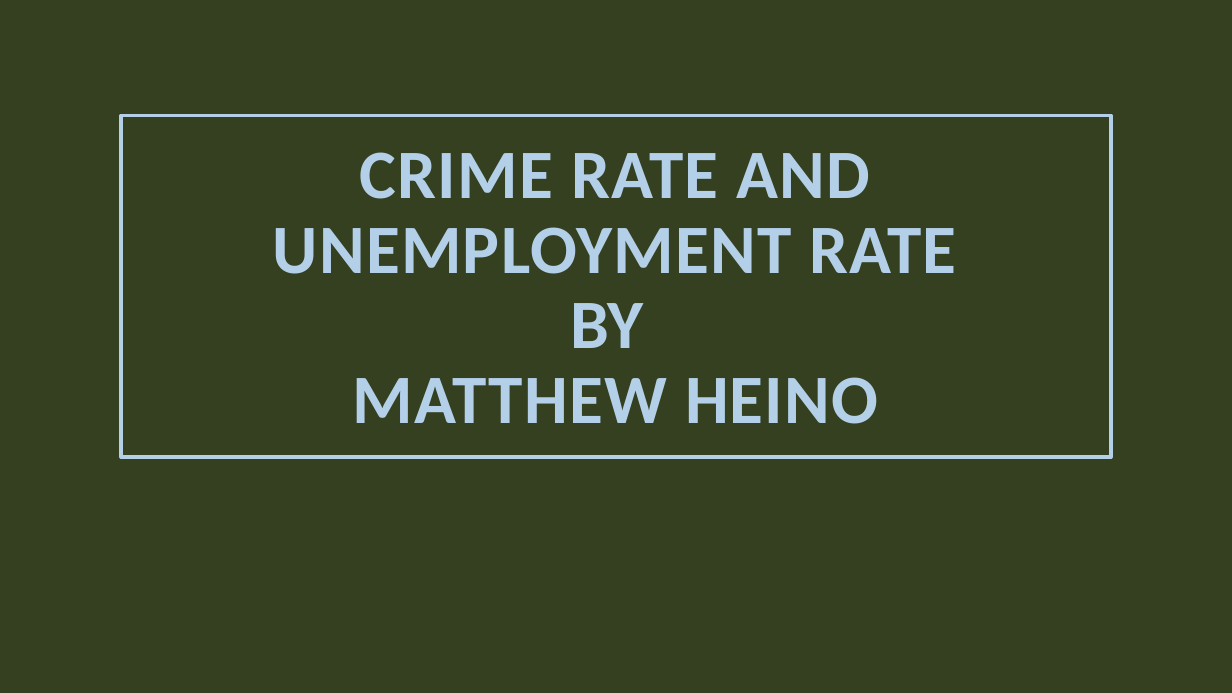
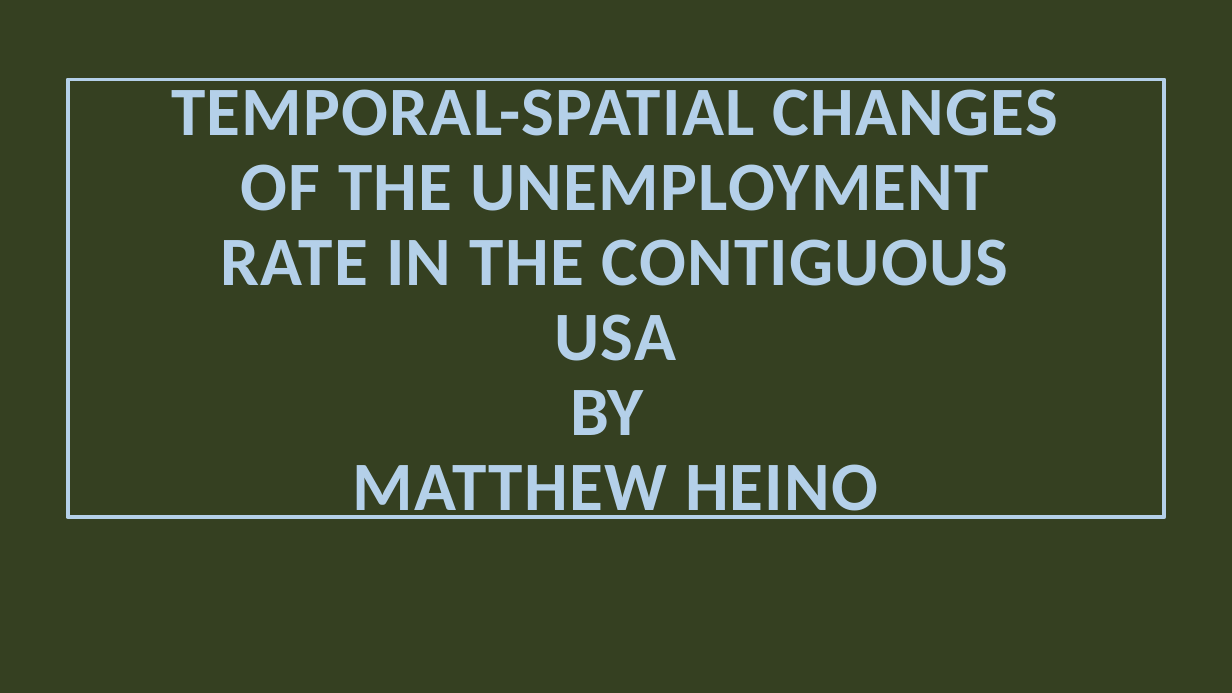
Before and after one commit to HeinoPortfolio/MS_Comp_Sci, a slide deck: slide 1 of 3 Data Visualization/Assignment Files/Final Project/Final Project Files Good Copies/Matthew Heino DSCI 605 Final Report.pptx. Drawn at 1232x693 pixels with LibreOffice and Linux fonts; fonts in the diff are those of the drawing; background and template pictures are left out. Boxes give left, top, right and bottom in pixels: in the first picture for what was removed or moved away, otherwise in the second. Text is boxed around its words. In the diff, an @@ line names an element or a change of style, - is before the commit and + after.

```diff
--- a/3 Data Visualization/Assignment Files/Final Project/Final Project Files Good Copies/Matthew Heino DSCI 605 Final Report.pptx
+++ b/3 Data Visualization/Assignment Files/Final Project/Final Project Files Good Copies/Matthew Heino DSCI 605 Final Report.pptx
@@ title "TEMPORAL-SPATIAL CHANGES OF THE UNEMPLOYMENT ...": place and size @@
-title "TEMPORAL-SPATIAL CHANGES OF THE UNEMPLOYMENT ..." at (121, 116, 1111, 457)
+title "TEMPORAL-SPATIAL CHANGES OF THE UNEMPLOYMENT ..." at (67, 79, 1165, 518)
@@ title at (171, 78, 1058, 519): text changed @@
-CRIME RATE AND UNEMPLOYMENT RATE
-BY
-MATTHEW HEINO
+TEMPORAL-SPATIAL CHANGES OF THE UNEMPLOYMENT RATE IN THE CONTIGUOUS USA
+BY
+MATTHEW HEINO
```
Also in this commit, not shown: 6 other slides changed, 6 slides added, 1 slide removed.
